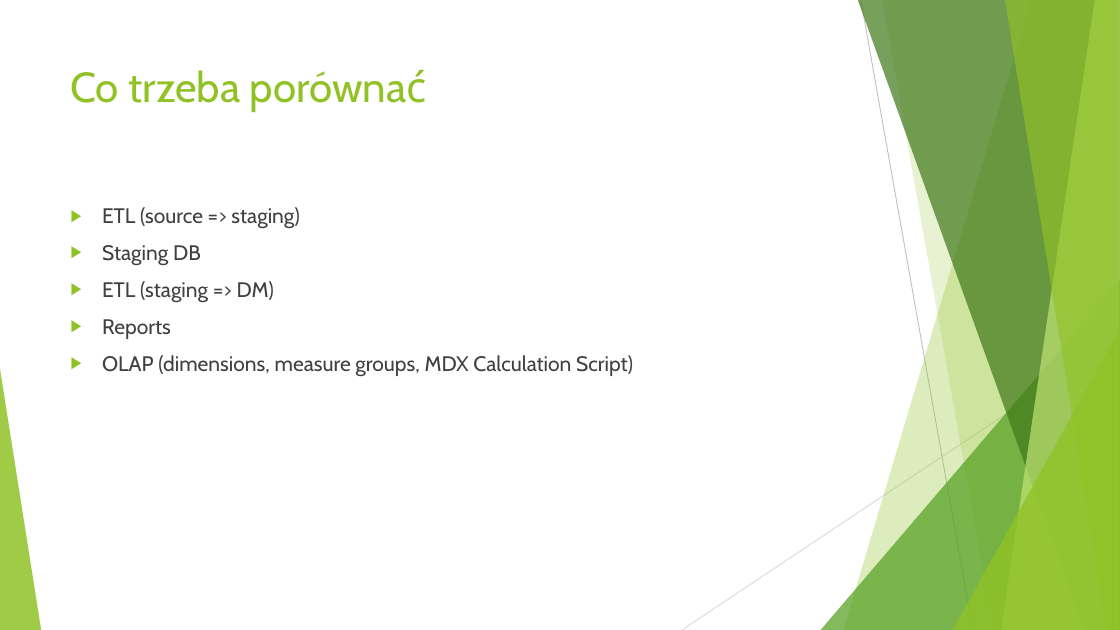
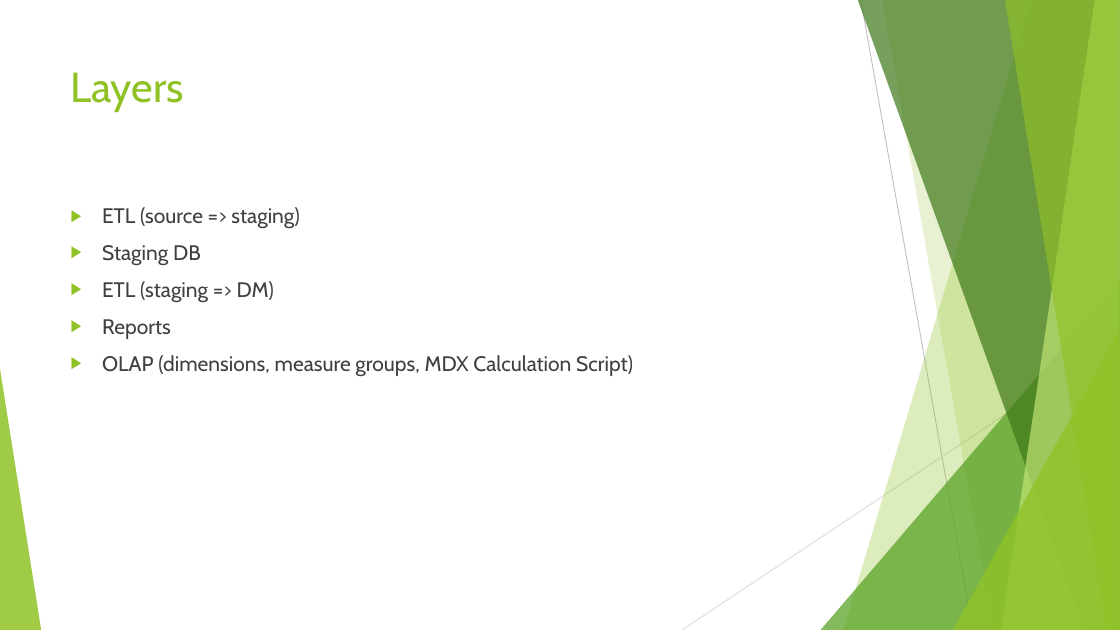
Before and after one commit to TKostyrkaWSEI/MDXHelper, a slide deck: slide 6 of _DCDemoFiles/DCSlajdy.pptx. Drawn at 1120x630 pixels with LibreOffice and Linux fonts; fonts in the diff are those of the drawing. Boxes give left, top, right and bottom in pixels: in the first picture for what was removed or moved away, otherwise in the second. Text is boxed around its words. In the diff, an @@ line names an element or a change of style, - is before the commit and + after.

```diff
--- a/_DCDemoFiles/DCSlajdy.pptx
+++ b/_DCDemoFiles/DCSlajdy.pptx
@@ title at box(71, 72, 185, 112): text changed @@
-Co trzeba porównać
+Layers
```
Also in this commit, not shown: 2 other slides changed, 1 slide added, 35 other files.
